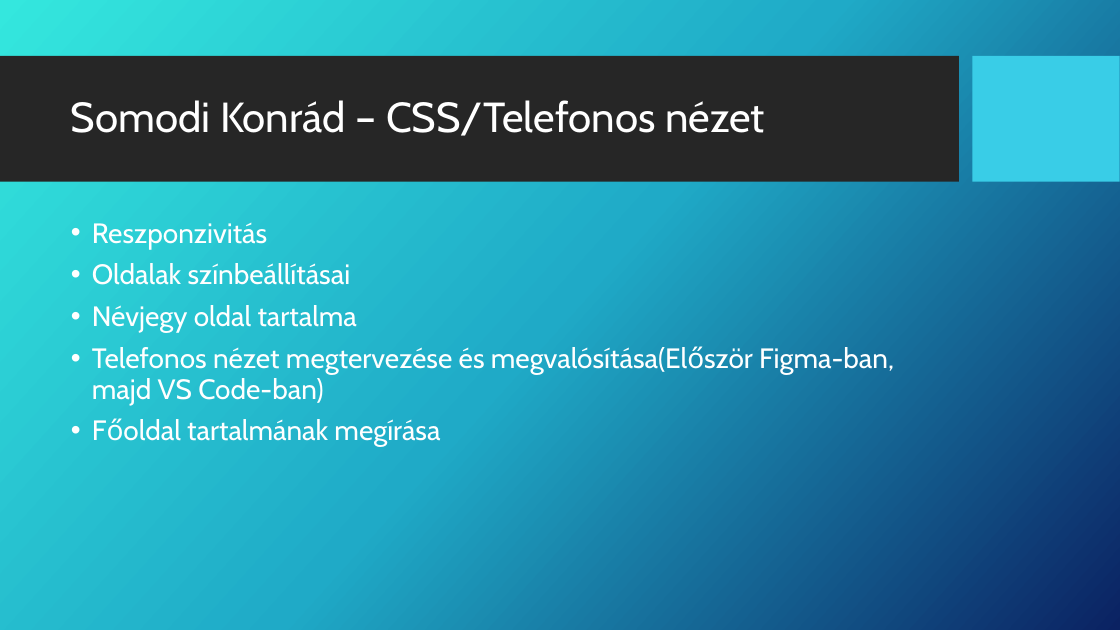
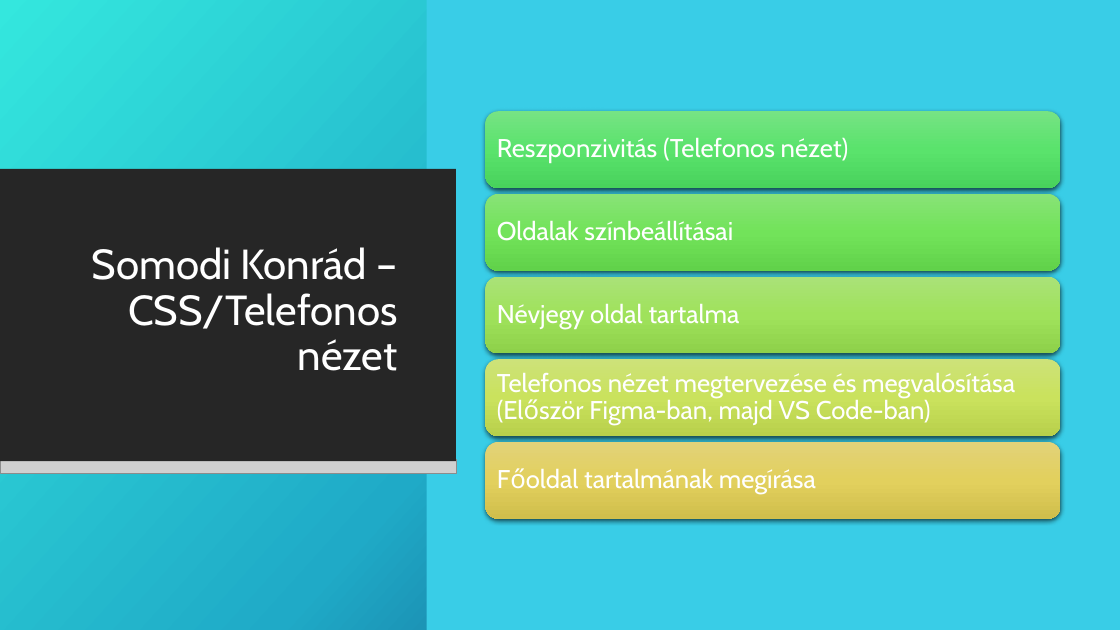
Before and after one commit to kecskeszsoltistvan/NyiltKodok, a slide deck: slide 3 of Open-Source.pptx. Drawn at 1120x630 pixels with LibreOffice and Linux fonts; fonts in the diff are those of the drawing; grey boxes stand for pictures; background and template pictures are left out. Boxes give left, top, right and bottom in pixels: in the first picture for what was removed or moved away, otherwise in the second. Text is boxed around its words. In the diff, an @@ line names an element or a change of style, - is before the commit and + after.

```diff
--- a/Open-Source.pptx
+++ b/Open-Source.pptx
@@ rectangle added at (x1=0, y1=0, x2=1120, y2=630), fill gradient #36E6DD to #21ABC8 to #0C2263 @@
@@ rectangle added at (x1=427, y1=0, x2=1120, y2=630), fill #39CDE7 @@
@@ rectangle added at (x1=0, y1=169, x2=456, y2=461), fill #262626 @@
@@ title "Somodi Konrád – CSS/Telefonos nézet" moved from (x1=71, y1=100, x2=765, y2=136) to (x1=92, y1=247, x2=398, y2=371) @@
@@ title "Somodi Konrád – CSS/Telefonos nézet" at (x1=92, y1=247, x2=398, y2=371): alignment left to right @@
@@ text removed at (x1=92, y1=223, x2=894, y2=447) @@
-• Reszponzivitás
-• Oldalak színbeállításai
-• Névjegy oldal tartalma
-• Telefonos nézet megtervezése és megvalósítása(Először Figma-ban, majd VS Code-ban)
-• Főoldal tartalmának megírása
@@ picture added at (x1=0, y1=460, x2=456, y2=473) @@
@@ group added at (x1=486, y1=111, x2=1061, y2=518): 5 rounded rectangles, 5 texts @@
+Reszponzivitás (Telefonos nézet)
+Oldalak színbeállításai
+Névjegy oldal tartalma
+Telefonos nézet megtervezése és megvalósítása (Először Figma-ban, majd VS Code-ban)
+Főoldal tartalmának megírása
```
Also in this commit, not shown: 2 other slides changed, 2 slides added, 2 slides removed.
